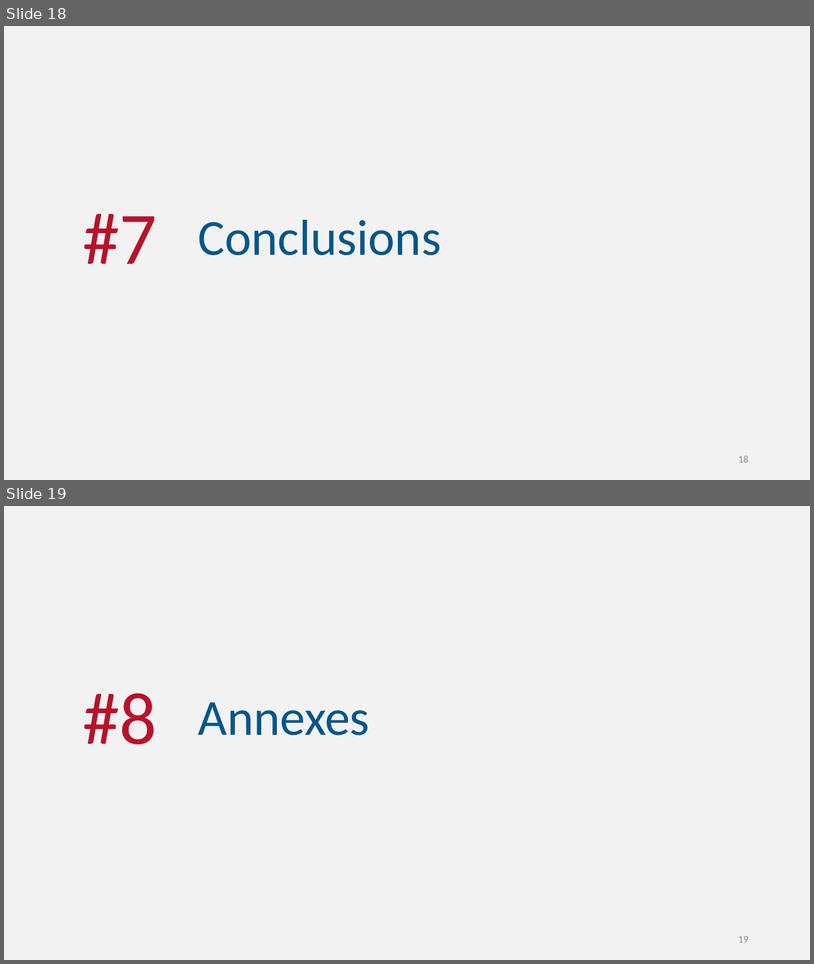
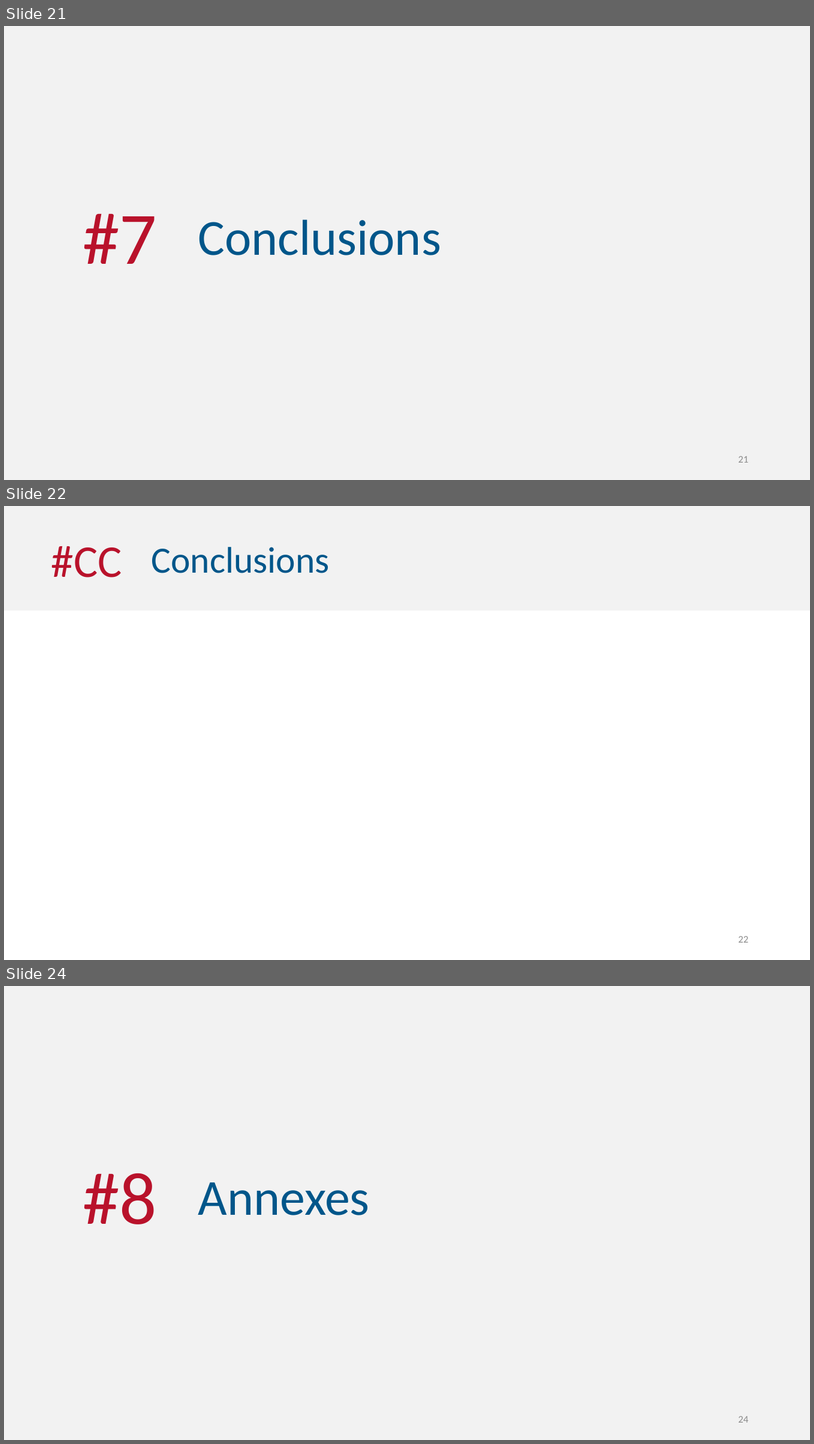
Before and after one commit to mfvfontes/2016_ECAC_G02, a slide deck: presentation/presentation.pptx. Shown one above the other, each under a label of ours: slides 18 and 19 before the commit, slides 21, 22 and 24 after it; the slides between them are not shown. The pictures are 814x964 and 814x1444 pixels, drawn with LibreOffice and Linux fonts; fonts in the diff are those of the drawing. Boxes give left, top, right and bottom in pixels: in the first picture for what was removed or moved away, otherwise in the second. Text is boxed around its words. In the diff, an @@ line names an element or a change of style, - is before the commit and + after.

```diff
--- a/presentation/presentation.pptx
+++ b/presentation/presentation.pptx
@@ slide 22 added at bbox=[4, 506, 810, 960], background #FFFFFF @@
@@ rectangle added at bbox=[4, 506, 810, 610], fill #F2F2F2 @@
@@ text added at bbox=[51, 546, 122, 577], 54 pt, text #B9122B @@
+#CC
@@ text added at bbox=[152, 547, 330, 573], 44 pt, text #00568A @@
+Conclusions
@@ page number added at bbox=[738, 936, 749, 942], 12 pt, text #8C8C8C @@
+22
@@ what was slide 18 is now slide 21 @@
@@ page number at bbox=[738, 456, 749, 462]: text changed @@
-18
+21
@@ what was slide 19 is now slide 24 @@
@@ page number at bbox=[738, 1416, 749, 1422]: text changed @@
-19
+24
```
Also in this commit, not shown: 4 other slides added, 3 other files.
